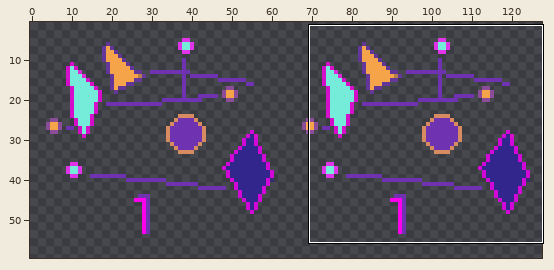
File history of a sprite sheet, images/microcode.png. Above: a wide view before the commit, with the close-up outlined.
Close-up. First the earlier version:
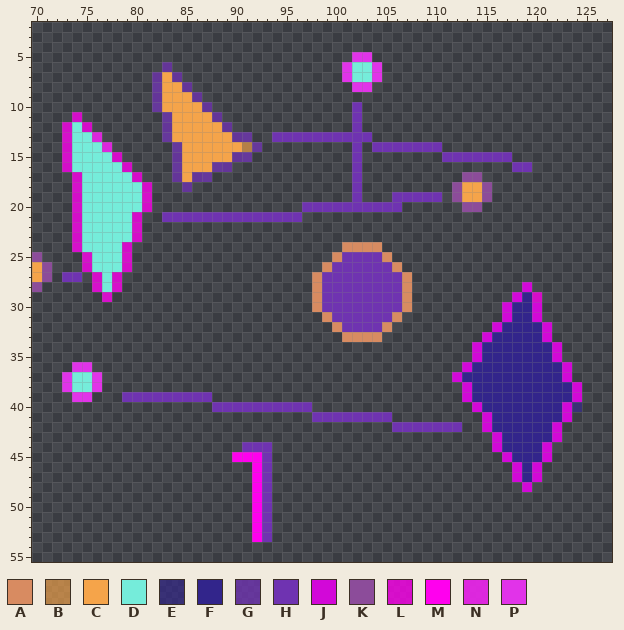
The file is 128x64 pixels. Pixels under 10% opacity are left out. Shown: x 70..127, y 2..55. The old version is drawn lined up with the new one. The wide view leaves out empty margins. The commit also changed other parts of the picture, which this record leaves out.
Palette (. is transparent): A #d88b61  B #f5a44aa7  C #f5a44a  D #75ecda  E #32258ba7  F #32258b  G #6f33b1c8  H #6f33b1  J #d208d8  K #8c4c9a  L #ff00eec8  M #ff00ee  N #e925eaec  P #e133e9
Pixels before (only the part around the change), first column x 70:
 2 ..........................................................
 3 ..........................................................
 4 ..........................................................
 5 ................................PP........................
 6 .............G.................PDDP.......................
 7 ............GCG................PDDP.......................
 8 ............GCCG................PP........................
 9 ............GCCCG.........................................
10 ............GCCCCG..............H.........................
11 ....L........GCCCCG.............H.........................
12 ...LDL.......GCCCCCG............H.........................
13 ...LDDN......GCCCCCCGG..HHHHHHHHHH........................
14 ...LDDDN......GCCCCCCBG.........H.HHHHHHH.................
15 ...LDDDDL.....GCCCCCGG..........H........HHHHHHH..........
16 ...LDDDDDL....GCCCGG............H...............HH........
17 ....LDDDDDL...GCGG..............H..........KK.............
18 ....LDDDDDDL...G................H.........KCCK............
19 ....LDDDDDDL....................H...HHHHH.KCCK............
20 ....LDDDDDDL...............HHHHHHHHHH......KK.............
21 ....LDDDDDL..HHHHHHHHHHHHHH...............................
22 ....LDDDDDL...............................................
23 ....LDDDDDL...............................................
24 ....LDDDDL.....................AAAA.......................
25 K....LDDDL....................AHHHHA......................
26 CK...LDDDL...................AHHHHHHA.....................
27 CK.HH.LDL...................AHHHHHHHHA....................
28 K.....LDL...................AHHHHHHHHA...........J........
29 .......L....................AHHHHHHHHA..........JFL.......
30 ............................AHHHHHHHHA.........JFFJ.......
31 .............................AHHHHHHA..........JFFJ.......
32 ..............................AHHHHA..........JFFFFJ......
33 ...............................AAAA..........JFFFFFJ......
34 ............................................JFFFFFFFJ.....
35 ............................................JFFFFFFFJ.....
36 ....PP.....................................JFFFFFFFFFJ....
37 ...PDDP...................................JFFFFFFFFFFJ....
38 ...PDDP....................................JFFFFFFFFFFJ...
39 ....PP...HHHHHHHHH.........................JFFFFFFFFFFJ...
40 ..................HHHHHHHHHH................JFFFFFFFFJE...
41 ............................HHHHHHHH.........JFFFFFFFJ....
42 ....................................HHHHHHH..JFFFFFFJ.....
43 ..............................................JFFFFFJ.....
44 .....................HHH......................JFFFFJ......
45 ....................MMMH.......................JFFFJ......
46 ......................MH........................JFJ.......
47 ......................MH........................JFJ.......
48 ......................MH.........................J........
49 ......................MH..................................
50 ......................MH..................................
51 ......................MH..................................
And afterwards:
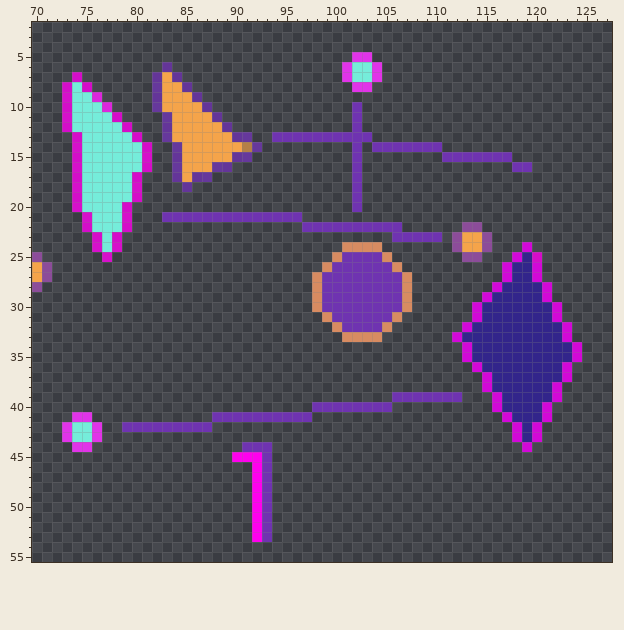
Edits made:
drawings rearranged on the sheet (the old picture shows each at its new place; 2 dropped ones are not shown)
Changed rows in their new state; - is an unchanged pixel.
first column x 73:
 7 -L--------------------------------------------------
 8 LDL-------------------------------------------------
 9 LDDN------------------------------------------------
10 LDDDN-----------------------------------------------
11 LDDDDL----------------------------------------------
12 --DDDDL---------------------------------------------
13 .L-DDDDL--------------------------------------------
14 .L--DDDDL-------------------------------------------
15 .L---DDDL-------------------------------------------
16 .L----DDL-------------------------------------------
17 ----------------------------------------..----------
18 -------L.------------------------------....---------
19 -------L.------------------------.....-....---------
20 ------L..---------------.....-....------..----------
21 -.L---L.--------------------------------------------
22 -.L---L.----------------HHHHHHHHHH------KK----------
23 -..L-L..-------------------------HHHHH-KCCK---------
24 -..L-L.--------------------------------KCCK---J-----
25 --..L..---------------------------------KK---JFL----
26 --.....-------------------------------------JFFJ----
27 ..-...--------------------------------------JFFJ----
28 ---...-------------------------------------JFFFFJ---
29 ----.-------------------------------------JFFF-FJ---
30 -----------------------------------------JFFF--FFJ--
31 -----------------------------------------JFFF--FFJ--
32 ----------------------------------------JFFF----FFJ-
33 ---------------------------------------JFFF-----FFJ-
34 ----------------------------------------JF-------FFJ
35 ----------------------------------------JF-------FFJ
36 -..-------------------------------------.J----------
37 ....-----------------------------------...J---------
38 ....------------------------------------..J------J..
39 -..---.........------------------HHHHHHH...J-----J..
40 ---------------..........HHHHHHHH--------..J----J...
41 -PP------------HHHHHHHHHH........---------..J---J..-
42 PDDP--HHHHHHHHH------------------.......--...J-J..--
43 PDDP---------------------------------------..J-J..--
44 -PP----------------------------------------...J..---
45 --------------------------------------------.....---
46 ---------------------------------------------...----
47 ---------------------------------------------...----
48 ----------------------------------------------.-----
Where, in picture pixels (left, top, right, bottom), the same in both close-ups:
changed: (62, 72, 582, 492)
